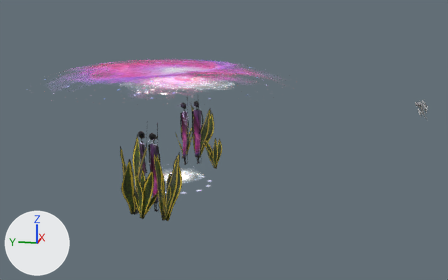
What one commit did to the glTF model public/assets/animacao-ufes.glb.
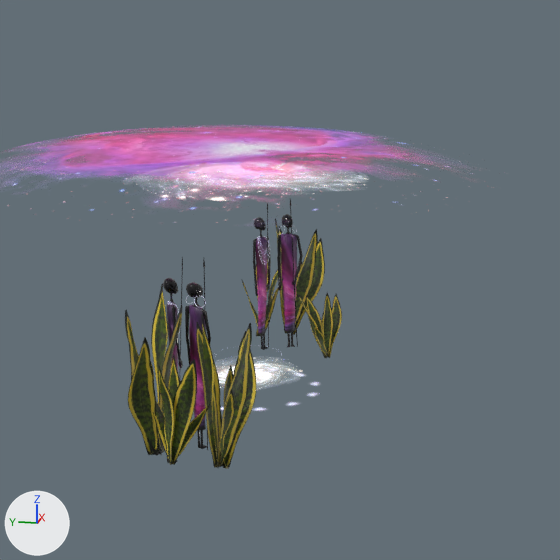
There are two pictures of each version: one whole from a camera (50 mm lens) standing at (-4.4, -1.35, 1.07) and looking at (-0.05, -0.48, -0.01), one close up on the part from 14% to 73% of the width and 0% to 94% of the height. The axes (+X, +Y, +Z) are drawn at lower left. The lights are the same throughout. Where no turn or scale is listed for an object, it has been applied to the vertices.

The scene before the commit, as lines of its bpy script (objects in view):
```python
ob_espada_de_santa_barbara_004 = bpy.data.objects.new('espada-de-santa-barbara.004', me_espada_de_santa_barbara_008)
ob_espada_de_santa_barbara_004.location = (-0.815, -0.093, -0.366)
ob_espada_de_santa_barbara_004.rotation_euler = (-0.105, 3.032, 1.44)  # degrees (-6, 174, 83)
ob_espada_de_santa_barbara_004.scale = (-0.752, -0.752, -0.752)
ob_espada_de_santa_barbara_005 = bpy.data.objects.new('espada-de-santa-barbara.005', me_espada_de_santa_barbara_008)
ob_espada_de_santa_barbara_005.location = (-0.788, -0.239, -0.378)
ob_espada_de_santa_barbara_005.rotation_euler = (-0.135, -3.074, 0.176)  # degrees (-7.7, -176, 10)
ob_espada_de_santa_barbara_005.scale = (-1.02, -1.02, -1.02)
ob_espada_de_santa_barbara_006 = bpy.data.objects.new('espada-de-santa-barbara.006', me_espada_de_santa_barbara_013)
ob_espada_de_santa_barbara_006.location = (-0.716, -0.018, -0.378)
ob_espada_de_santa_barbara_006.rotation_euler = (3.034, 0.107, 0.501)  # degrees (174, 6.1, 29)
ob_espada_de_santa_barbara_006.scale = (-1.1, -1.1, -1.1)
ob_espada_de_santa_barbara_012 = bpy.data.objects.new('espada-de-santa-barbara.012', me_espada_de_santa_barbara_008)
ob_espada_de_santa_barbara_012.location = (0.742, -0.083, -0.378)
ob_espada_de_santa_barbara_012.rotation_euler = (-0.135, -3.074, -0.107)  # degrees (-7.7, -176, -6.1)
ob_espada_de_santa_barbara_012.scale = (-1.02, -1.02, -1.02)
ob_maasai_001 = bpy.data.objects.new('maasai.001', me_sphere_003)
ob_maasai_001.location = (-0.597, -0.034, -0.375)
ob_maasai_001.rotation_euler = (3.142, 0.0, 0.59)  # degrees (180, 0, 34)
ob_maasai_001.scale = (-1.98, -1.98, -1.98)
ob_maasai_006 = bpy.data.objects.new('maasai.006', me_sphere_002)
ob_maasai_006.location = (-0.648, -0.135, -0.375)
ob_maasai_006.rotation_euler = (3.142, 0.0, 1.131)  # degrees (180, 0, 65)
ob_maasai_006.scale = (-2.01, -2.01, -2.01)
# also in view: 'galaxia.001' at (-0.03, -0.04, 0.47); 'espada-de-santa-barbara.010' at (0.39, -0.29, -0.24); 'galaxia.003' at (-0.05, -0.13, 0.4); 'maasai.003' at (0.54, -0.14, -0.07); 'maasai.004' at (0.49, -0.04, -0.08)
```
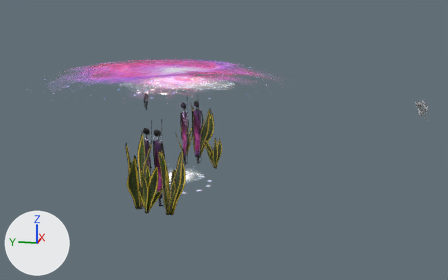
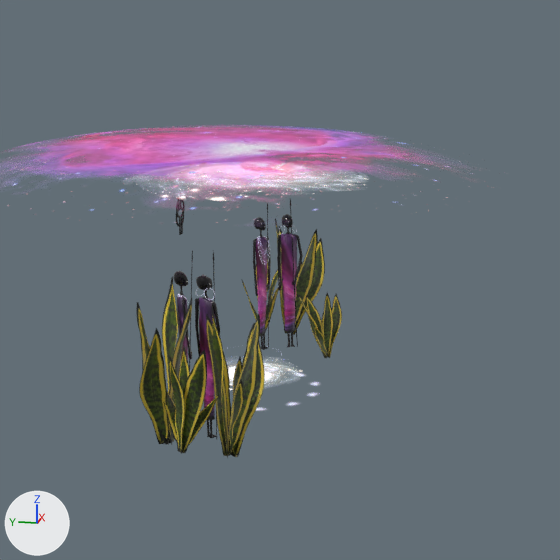
Commit message: atualiza modelo - aciciona adinkra NYA NSAPO: O nó da sabedoria é a ADINKRA que nos traz a hereditariedade do conhecimento, a venerada ligação entre pessoas e gerações através da sabedoria.

Location of each change, (x1, y1, x2, y2) in pixels of the close-ups (560 x 560 px):
'espada-de-santa-barbara.005', moved: before (196, 314, 256, 469); after (206, 306, 265, 457)
'espada-de-santa-barbara.006', moved: before (125, 284, 182, 455); after (136, 277, 192, 445)
'espada-de-santa-barbara.004', moved: before (153, 354, 210, 465); after (164, 346, 219, 454)
'maasai.006', moved: before (185, 260, 211, 450); after (195, 250, 220, 440)
'maasai.001', moved: before (163, 256, 183, 382); after (173, 250, 193, 370)
'NYANSAPO-up', added: after (176, 198, 185, 235)
'NYANSAPO-down', added: after (176, 190, 184, 227)

The change, as a diff of the scene's bpy script:
```diff
--- a/public/assets/animacao-ufes.glb.py
+++ b/public/assets/animacao-ufes.glb.py
@@ mat_nyansapo @@
+mat_nyansapo = principled_material('NYANSAPO')
+mat_nyansapo.base_color = (0.0, 0.0, 0.0)  # black #000000
@@ me_beziercurve_001 @@
+me_beziercurve_001.from_pydata(...)  # 292 vertices, 580 faces; spans x -2.62..2.62, y -7.67..0.19, z -0.24..0.0
+me_beziercurve_001.materials.append(mat_nyansapo)  # black #000000
@@ ob_espada_de_santa_barbara_004 @@
 ob_espada_de_santa_barbara_004 = bpy.data.objects.new('espada-de-santa-barbara.004', me_espada_de_santa_barbara_008)
-ob_espada_de_santa_barbara_004.location = (-0.815, -0.093, -0.366)
+ob_espada_de_santa_barbara_004.location = (-0.715, -0.093, -0.366)
 ob_espada_de_santa_barbara_004.rotation_euler = (-0.105, 3.032, 1.44)  # degrees (-6, 174, 83)
@@ ob_espada_de_santa_barbara_005 @@
 ob_espada_de_santa_barbara_005 = bpy.data.objects.new('espada-de-santa-barbara.005', me_espada_de_santa_barbara_008)
-ob_espada_de_santa_barbara_005.location = (-0.788, -0.239, -0.378)
+ob_espada_de_santa_barbara_005.location = (-0.688, -0.239, -0.378)
 ob_espada_de_santa_barbara_005.rotation_euler = (-0.135, -3.074, 0.176)  # degrees (-7.7, -176, 10)
@@ ob_espada_de_santa_barbara_006 @@
 ob_espada_de_santa_barbara_006 = bpy.data.objects.new('espada-de-santa-barbara.006', me_espada_de_santa_barbara_013)
-ob_espada_de_santa_barbara_006.location = (-0.716, -0.018, -0.378)
+ob_espada_de_santa_barbara_006.location = (-0.616, -0.018, -0.378)
 ob_espada_de_santa_barbara_006.rotation_euler = (3.034, 0.107, 0.501)  # degrees (174, 6.1, 29)
@@ ob_maasai_001 @@
 ob_maasai_001 = bpy.data.objects.new('maasai.001', me_sphere_003)
-ob_maasai_001.location = (-0.597, -0.034, -0.375)
+ob_maasai_001.location = (-0.497, -0.034, -0.375)
 ob_maasai_001.rotation_euler = (3.142, 0.0, 0.59)  # degrees (180, 0, 34)
@@ ob_maasai_006 @@
 ob_maasai_006 = bpy.data.objects.new('maasai.006', me_sphere_002)
-ob_maasai_006.location = (-0.648, -0.135, -0.375)
+ob_maasai_006.location = (-0.548, -0.135, -0.375)
 ob_maasai_006.rotation_euler = (3.142, 0.0, 1.131)  # degrees (180, 0, 65)
@@ ob_nyansapo_down @@
+ob_nyansapo_down = bpy.data.objects.new('NYANSAPO-down', me_beziercurve_001)
+ob_nyansapo_down.parent = ob_nyansapo_up
+ob_nyansapo_down.location = (0.0, -9.236, -0.136)
+ob_nyansapo_down.rotation_euler = (0.0, 0.0, -3.142)  # degrees (0, 0, -180)
@@ ob_nyansapo_up @@
+ob_nyansapo_up = bpy.data.objects.new('NYANSAPO-up', me_beziercurve_001)
+ob_nyansapo_up.location = (-0.06, 0.104, 0.191)
+ob_nyansapo_up.rotation_euler = (1.571, -3.142, 0.0)  # degrees (90, -180, 0)
+ob_nyansapo_up.scale = (0.016, 0.016, 0.016)
```
